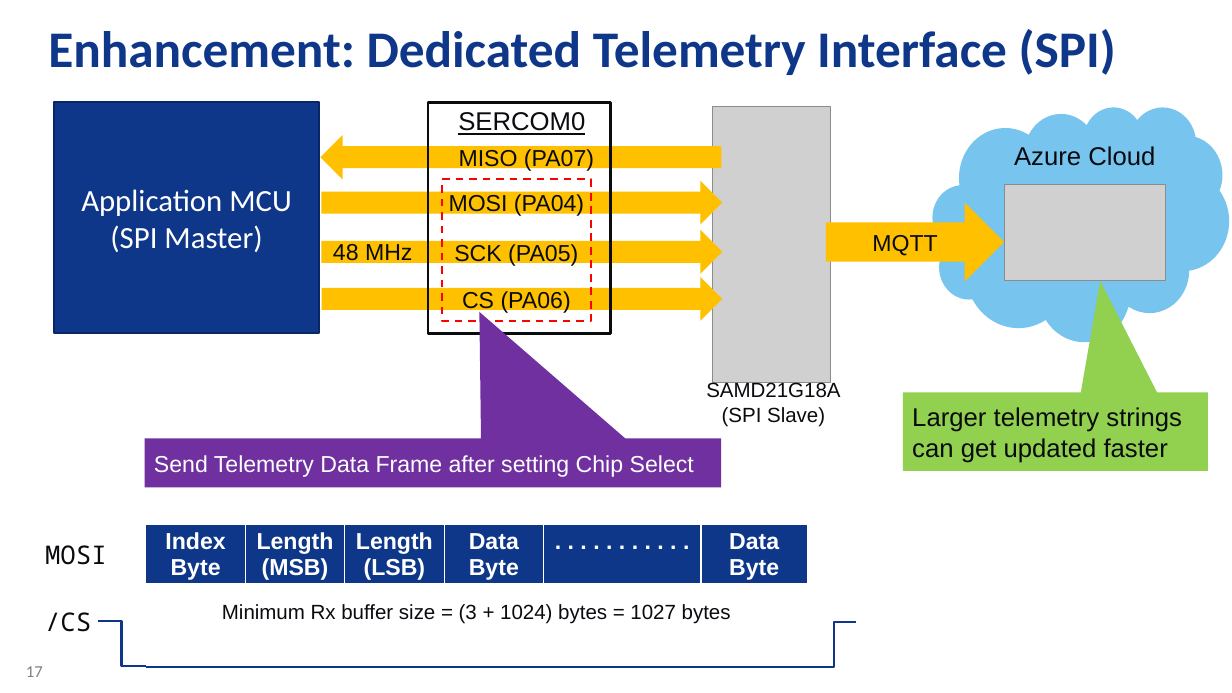
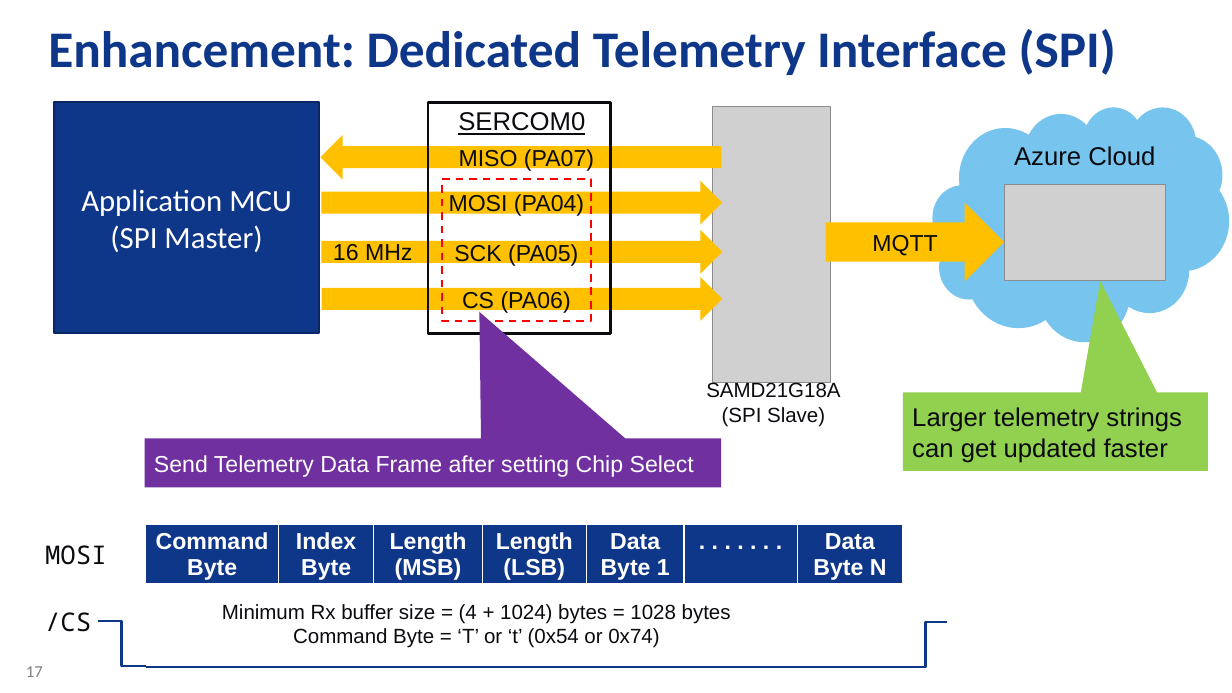
Before and after one commit to Azure-Samples/Microchip-SAM-IoT-Wx, a slide deck: slide 17 of AO-Smith-MSFT-MCHP-r6.pptx. Drawn at 1232x693 pixels with LibreOffice and Linux fonts; fonts in the diff are those of the drawing; grey boxes stand for pictures; background and template pictures are left out. Boxes give left, top, right and bottom in pixels: in the first picture for what was removed or moved away, otherwise in the second. Text is boxed around its words. In the diff, an @@ line names an element or a change of style, - is before the commit and + after.

```diff
--- a/AO-Smith-MSFT-MCHP-r6.pptx
+++ b/AO-Smith-MSFT-MCHP-r6.pptx
@@ text at (x1=333, y1=244, x2=412, y2=266): text changed @@
-48 MHz
+16 MHz
@@ table at (x1=146, y1=524, x2=902, y2=589) @@
+column 1: Command / Byte
-column 5, row 1: Data Byte
+column 5, row 1: Data Byte 1
-column 6, row 1: . . . . . . . . . . .
+column 6, row 1: . . . . . . .
-column 7, row 1: Data Byte
+column 7, row 1: Data Byte N
@@ table resized from (x1=146, y1=524, x2=809, y2=589) to (x1=146, y1=524, x2=902, y2=589) @@
@@ text at (x1=222, y1=604, x2=731, y2=648): text changed @@
-Minimum Rx buffer size = (3 + 1024) bytes = 1027 bytes
+Minimum Rx buffer size = (4 + 1024) bytes = 1028 bytes
+Command Byte = ‘T’ or ‘t’ (0x54 or 0x74)
@@ elbow line moved from (856, 622) - (809, 667) to (946, 622) - (899, 667) @@
@@ line moved from (146, 667) - (814, 667) to (146, 667) - (899, 667) @@
```
Also in this commit, not shown: 1 other slide changed, 2 other files.
